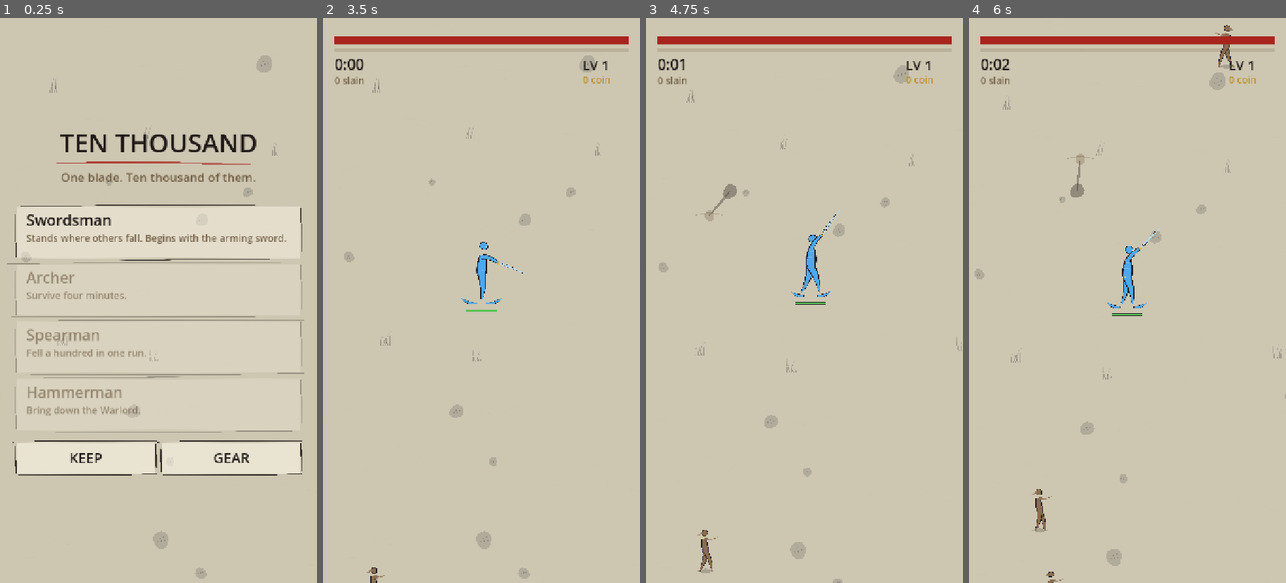
Above: before the commit, frames 1-4 (left to right).
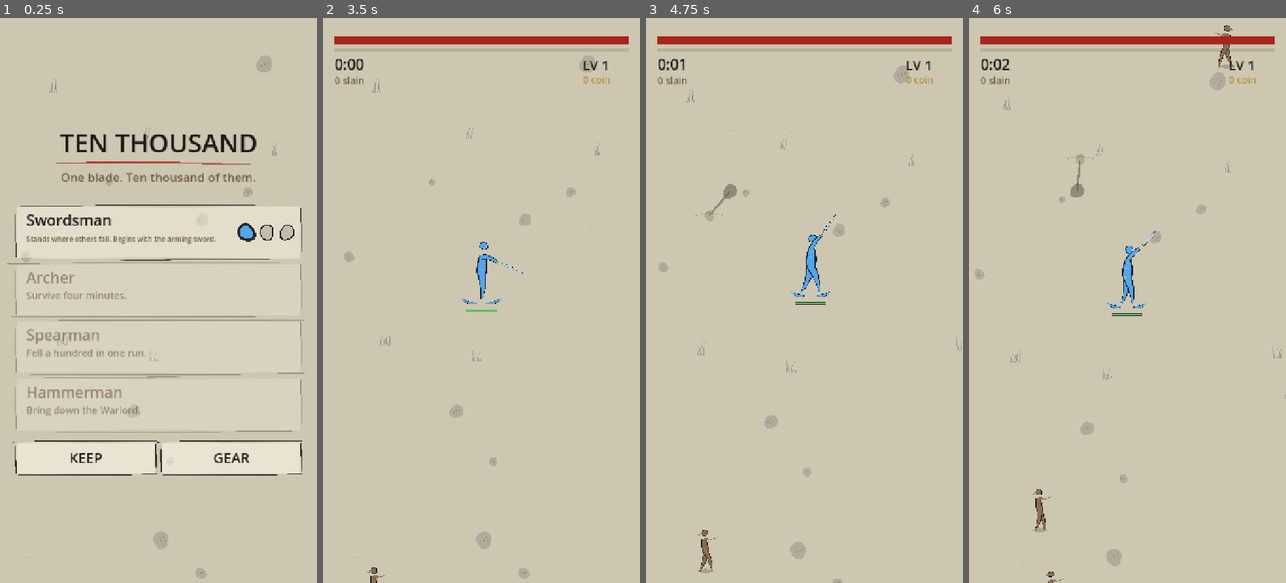
Above: after the commit, the same moments.

Repository: davidknollcsgo-collab/Kartengame
Game: Godot game, scene res://scenes/gefecht.tscn
Same seed, same stepped clock (60 frames per second), same inputs: the game is played once before the commit and once after it.
Inputs (mouse positions are in pixels of both pictures, inside the frame that each line leads up to):
- Up to frame 1 (0.25 s): no input
- Up to frame 2 (3.5 s): tap Enter at 0.5, 2 s; drag from (481, 300) to (513, 176) at 0.52 s; tap Space at 1.25, 2.75 s; drag from (418, 328) to (465, 413) at 1.27 s; move the mouse to (513, 176) at 2.02 s; click (513, 176) at 2.17 s; drag from (465, 413) to (386, 215) at 2.77 s
- Up to frame 3 (4.75 s): move the mouse to (899, 385) at 3.52 s; click (899, 385) at 3.67 s; drag from (709, 215) to (756, 159) at 4.27 s
- Up to frame 4 (6 s): move the mouse to (1143, 300) at 5.02 s; click (1143, 300) at 5.17 s; drag from (1079, 159) to (1064, 328) at 5.77 s

The runs differ from the first frame. In frame 1, 0.9% of the frame differs, in the area x 8-93%, y 36-40%; in frame 2, less than 0.1%; in frame 3, less than 0.1%; in frame 4, less than 0.1%.

Commit message:
Skins: drei Gewaender je Held, an Taten freigeschaltet
Zwoelf Gewaender, drei je Held, mit einer Bedingung aus derselben
`Helden.Tat`-Aufzaehlung wie die Helden selbst - eine zweite Sorte von Taten
waere eine zweite Wahrheit darueber, was ein Spieler geleistet hat.
Gewaehlt wird auf der Heldenkarte im Titelschirm, als drei Farbpunkte: eine
Skin ist eine Farbe, wer sie waehlen will, will sie sehen und nicht lesen.

**Eine Skin aendert nur Farben.** In `Skins` steht kein Feld, in das ein
Kampfwert hineinpasste - das ist die Bedingung dafuer, dass man sie frei
waehlen kann. Sobald eine Skin etwas anderes traegt als eine Farbe, waehlt
niemand mehr die, die ihm gefaellt, sondern die, die gewinnt. Aus demselben
Grund haengen sie an Taten und nicht an Sold: wer Abwechslung kaufen kann,
kauft sie am ersten Tag und hat danach nichts mehr vor sich.

**Und keine Skin ist eine Tarnkappe.** Daran haengt die ganze farbige
Fassung: die Farbe des Helden traegt niemand sonst. Ein Gewand in Lederbraun
waere keine Zierde, sondern ein Versteck - und wer sich im Gedraenge nicht
findet, hat nichts davon, dass er gut aussieht. Alle zwoelf liegen deshalb im
kalten Teil des Kreises; Braun, Gruen, Rot und Violett gehoeren den Feinden.
Ein Waechter misst jede der zwoelf gegen jede der sieben Sorten: die engste
liegt bei 0,454 gegen eine Schranke von 0,18.

Nebenbei zwei Dinge, die der Schuss gefunden hat und kein Nachdenken:

* Die Heldenkarte deckte die Farbpunkte mit ab. Der Treffer nimmt das erste
  Feld, das passt - also startete ein Tipp auf ein Gewand sofort einen Lauf.
  Die Karte hoert jetzt vor den Punkten auf.
* Die Lehre des Helden lief unter den Punkten durch. Sie endet jetzt vor
  ihnen, und die des Bogenschuetzen ist kuerzer: sie passte auch bei der
  kleinsten Schriftgroesse nicht mehr in den verbliebenen Platz, und ein
  Satz, der kleiner gesetzt wird, als man ihn lesen kann, ist keine Loesung.

Der Spielstand bekommt ein Feld `skins`; ein alter Stand kennt es nicht und
traegt dann die erste, die immer frei ist. `BurgStand.skin()` gibt ausserdem
nie eine gesperrte zurueck - wer eine Bestmarke verliert, soll nicht in einem
Gewand stehen, das er nicht mehr hat.

21 von 22 Waechtern gruen. Rot bleibt der Speertraeger mit 5 von 8 Saaten,
unveraendert und im Code vermerkt.

Co-Authored-By: Claude Opus 5 <noreply@anthropic.com>
Claude-Session: https://claude.ai/code/session_0131VR1KmMqgfNf9f4WYuYp4

Diff:
--- a/scripts/daten/burg_stand.gd
+++ b/scripts/daten/burg_stand.gd
@@ -14,6 +14,9 @@
 ## Platz -> Stueck. Was davon getragen wird.
 var angelegt := {}
 var held := 0
+## Held -> gewaehlte Skin. Fehlt einer, traegt er die erste - die ist immer
+## frei, also braucht ein alter Spielstand keine Wanderung.
+var skins := {}
 var sold := 0
 var laeufe := 0
 var beste_zeit := 0.0
@@ -31,6 +34,25 @@
 
 func stufe(b: int) -> int:
     return int(stufen.get(b, 0))
+
+
+## Welche Skin dieser Held traegt. **Immer eine freigeschaltete:** wer eine
+## Bestmarke zurueckdreht, soll nicht in einem Gewand stehen, das er nicht
+## mehr hat - und ein Spielstand aus einer aelteren Fassung kennt das Feld
+## gar nicht.
+func skin(h: int) -> int:
+    var n := int(skins.get(h, 0))
+    if n > 0 and not Skins.ist_frei(h, n, beste_zeit, meiste_erschlagen,
+            warlord_gefallen):
+        return 0
+    return clampi(n, 0, Skins.JE_HELD - 1)
+
+
+func waehle_skin(h: int, n: int) -> bool:
+    if not Skins.ist_frei(h, n, beste_zeit, meiste_erschlagen, warlord_gefallen):
+        return false
+    skins[h] = clampi(n, 0, Skins.JE_HELD - 1)
+    return true
 
 
 func kosten(b: int) -> int:
@@ -95,6 +117,7 @@
         "besitz": besitz.duplicate(),
         "angelegt": angelegt.duplicate(),
         "held": held,
+        "skins": skins.duplicate(),
         "sold": sold,
         "laeufe": laeufe,
         "beste_zeit": beste_zeit,
@@ -124,6 +147,9 @@
             "angelegt":
                 for k in wert.keys():
                     angelegt[int(k)] = int(wert[k])
+            "skins":
+                for k in wert.keys():
+                    skins[int(k)] = int(wert[k])
             "laut":
                 laut = clampf(float(wert), 0.0, 1.0)
             "beste_zeit":
--- a/scripts/daten/helden.gd
+++ b/scripts/daten/helden.gd
@@ -21,7 +21,7 @@
 
 const LEHREN: PackedStringArray = [
     "Stands where others fall. Begins with the arming sword.",
-    "Strikes from further than they can reach. Begins with the crossbow.",
+    "Reaches further than they can. Begins with the crossbow.",
     "Outpaces the press. Begins with the boar spear.",
     "Slow, and it does not matter. Begins with the war hammer.",
 ]
--- /dev/null
+++ b/scripts/daten/skins.gd
@@ -0,0 +1,116 @@
+class_name Skins
+extends RefCounted
+
+## **Womit man sich schmueckt.**
+##
+## Je Held drei Gewaender. Eine Skin aendert **nur Farben** und niemals eine
+## Zahl - kein Leben, kein Tempo, kein Schaden. Das ist keine Sparsamkeit,
+## sondern die Bedingung dafuer, dass man sie frei waehlen kann: sobald eine
+## Skin einen Kampfwert traegt, waehlt niemand mehr die, die ihm gefaellt,
+## sondern die, die gewinnt. Deshalb steht hier auch keine einzige Zahl
+## ausser den Freischaltschwellen - es gibt schlicht kein Feld, in das ein
+## Vorteil hineinpasste.
+##
+## **Freigeschaltet wird an Taten, nicht an Sold** - dieselbe Regel wie bei
+## den Helden, und aus demselben Grund: wer Abwechslung kaufen kann, kauft
+## sie am ersten Tag und hat danach nichts mehr vor sich.
+##
+## **Und jede Skin muss sich von jedem Feind unterscheiden.** Daran haengt
+## die ganze farbige Fassung: die Farbe des Helden traegt niemand sonst. Eine
+## Skin in Lederbraun waere keine Zierde, sondern eine Tarnkappe - und wer
+## sich im Gedraenge nicht findet, hat nichts davon, dass er gut aussieht.
+## Darum liegen alle zwoelf im kalten Teil des Kreises: Braun, Gruen, Rot und
+## Violett gehoeren den Feinden, und was ihnen gehoert, bleibt ihnen. Ein
+## Waechter misst das, statt es zu behaupten.
+##
+## Reine Datenschicht: keine Szenen-, keine Autoload-Bezuege.
+
+## Wie viele Gewaender je Held. Das erste ist von Anfang an da.
+const JE_HELD := 3
+
+## Sichtbar, also englisch. Vier Helden mal drei, in der Reihenfolge von
+## `Helden.Held`.
+const NAMEN: PackedStringArray = [
+    "Retainer", "Hoarfrost", "Kingfisher",
+    "Ranger", "Seafoam", "Deep Current",
+    "Pikeman", "Glacier", "Steel Tide",
+    "Smith", "Cold Iron", "Thunderhead",
+]
+
+const KOERPER: PackedColorArray = [
+    Color(0.310, 0.655, 0.925), Color(0.800, 0.898, 0.957), Color(0.098, 0.400, 0.780),
+    Color(0.239, 0.729, 0.729), Color(0.627, 0.925, 0.867), Color(0.055, 0.451, 0.510),
+    Color(0.404, 0.573, 0.898), Color(0.741, 0.831, 0.906), Color(0.169, 0.333, 0.600),
+    Color(0.365, 0.694, 0.839), Color(0.678, 0.729, 0.776), Color(0.200, 0.267, 0.400),
+]
+
+## Was er sonst noch traegt - Stahl, Helmzier, Parierstange. **Gerechnet und
+## nicht getafelt:** zwoelf weitere Farben von Hand waeren zwoelf weitere
+## Gelegenheiten, eine davon zu dunkel zu setzen, und ein Glanz, der dunkler
+## ist als der Koerper, ist kein Glanz.
+const GLANZ_ZIEL := Color(1.0, 1.0, 1.0)
+
+## Woran sie haengen. Dieselbe Aufzaehlung wie bei den Helden - eine zweite
+## Sorte von Taten waere eine zweite Wahrheit darueber, was zaehlt.
+const BEDINGUNG: PackedInt32Array = [
+    Helden.Tat.KEINE, Helden.Tat.ERSCHLAGEN, Helden.Tat.ZEIT,
+    Helden.Tat.KEINE, Helden.Tat.ERSCHLAGEN, Helden.Tat.ZEIT,
+    Helden.Tat.KEINE, Helden.Tat.ERSCHLAGEN, Helden.Tat.WARLORD,
+    Helden.Tat.KEINE, Helden.Tat.ERSCHLAGEN, Helden.Tat.ZEIT,
+]
+
+const SCHWELLE: PackedFloat32Array = [
+    0.0, 300.0, 300.0,
+    0.0, 600.0, 420.0,
+    0.0, 900.0, 1.0,
+    0.0, 1200.0, 540.0,
+]
+
+const BEDINGUNG_TEXT: PackedStringArray = [
+    "", "Fell three hundred in one run.", "Last five minutes.",
+    "", "Fell six hundred in one run.", "Last seven minutes.",
+    "", "Fell nine hundred in one run.", "Bring down the Warlord.",
+    "", "Fell twelve hundred in one run.", "Last nine minutes.",
+]
+
+
+## Der laufende Platz in den Tafeln oben. Held und Nummer statt einer
+## verschachtelten Tabelle: sieben Tafeln mit zwoelf Zeilen lassen sich
+## lesen, vier Tabellen mit drei Zeilen nicht.
+static func platz(held: int, nummer: int) -> int:
+    return clampi(held, 0, Helden.NAMEN.size() - 1) * JE_HELD \
+        + clampi(nummer, 0, JE_HELD - 1)
+
+
+static func name_von(held: int, nummer: int) -> String:
+    return NAMEN[platz(held, nummer)]
+
+
+static func koerper(held: int, nummer: int) -> Color:
+    return KOERPER[platz(held, nummer)]
+
+
+## Der helle Ton derselben Skin: Klinge, Nasal, Parierstange.
+static func glanz(held: int, nummer: int) -> Color:
+    return koerper(held, nummer).lerp(GLANZ_ZIEL, 0.55)
+
+
+static func bedingung_text(held: int, nummer: int) -> String:
+    return BEDINGUNG_TEXT[platz(held, nummer)]
+
+
+## Ist sie nach diesen Bestmarken frei? Gebaut wie `Helden.ist_frei` und mit
+## denselben drei Taten - wer hier eine vierte einfuehrt, hat zwei
+## Wahrheiten darueber, was ein Spieler geleistet hat.
+static func ist_frei(held: int, nummer: int, beste_zeit: float, meiste: int,
+        warlord: bool) -> bool:
+    var i := platz(held, nummer)
+    match BEDINGUNG[i]:
+        Helden.Tat.ZEIT:
+            return beste_zeit >= SCHWELLE[i]
+        Helden.Tat.ERSCHLAGEN:
+            return float(meiste) >= SCHWELLE[i]
+        Helden.Tat.WARLORD:
+            return warlord
+        _:
+            return true
--- a/scripts/spiel/streiter.gd
+++ b/scripts/spiel/streiter.gd
@@ -90,7 +90,8 @@
 ## Figuren alle zwei Sekunden stellt: *wo bin ich?* Die andere Haelfte ist
 ## die Freistellung darunter.
 static func held(tu: Tusche, ort: Vector2, h: float, blick: float,
-        phase: float, waffe_winkel: float, farbe := Palette.HELD) -> void:
+        phase: float, waffe_winkel: float, farbe := Palette.HELD,
+        glanz := Palette.HELD_GLANZ) -> void:
     var hueft := ort + Vector2(0.0, -h * 0.46)
     var brust := ort + Vector2(h * 0.02 * blick, -h * 0.76)
     var kopf := ort + Vector2(h * 0.04 * blick, -h * 0.92)
@@ -104,7 +105,7 @@
     tu.klecks(kopf, h * 0.062, farbe, int(ort.x), Palette.UMRISS)
     tu.zug(kopf + Vector2(h * 0.05 * blick, -h * 0.01),
         kopf + Vector2(h * 0.055 * blick, h * 0.045), h * 0.022,
-        Palette.HELD_GLANZ, 0.4, 0.2, 0.0, 3)
+        glanz, 0.4, 0.2, 0.0, 3)
 
     # Der Arm und die Klinge. Der Winkel kommt von aussen: so zeigt die
     # Waffe wirklich dorthin, wo der Schlag gerechnet wurde.
@@ -115,7 +116,7 @@
     # **Die Klinge traegt nicht die Farbe des Helden.** Stahl ist hell und
     # kalt; faerbte man sie wie sein Gewand, waere sie ein dritter Arm.
     var spitze := hand + Vector2(cos(waffe_winkel), sin(waffe_winkel)) * h * 0.52
-    tu.zug(hand, spitze, h * 0.040, Palette.HELD_GLANZ, 0.2, 0.35, h * 0.012,
+    tu.zug(hand, spitze, h * 0.040, glanz, 0.2, 0.35, h * 0.012,
         6, Palette.UMRISS)
     # Parierstange: quer, kurz. Ohne sie ist es ein Stock.
     var quer := Vector2(cos(waffe_winkel), sin(waffe_winkel)).orthogonal()
@@ -137,7 +138,7 @@
 ##
 ## Es ist die einzige Stelle im Spiel, an der Pergament ueber Tusche liegt.
 static func frei_gestellt(tu: Tusche, ort: Vector2, h: float,
-        pergament: Color) -> void:
+        pergament: Color, ring := Palette.HELD) -> void:
     var hueft := ort + Vector2(0.0, -h * 0.44)
     var brust := ort + Vector2(0.0, -h * 0.80)
     tu.strang(PackedVector2Array([ort + Vector2(0.0, -h * 0.02), hueft, brust]),
@@ -150,7 +151,7 @@
     for s in [-1.0, 1.0]:
         tu.zug(ort + Vector2(h * 0.34 * s, -h * 0.03),
             ort + Vector2(h * 0.08 * s, h * 0.045), h * 0.055,
-            Palette.HELD, 0.5, 0.15, h * 0.03 * s, 5, Palette.UMRISS)
+            ring, 0.5, 0.15, h * 0.03 * s, 5, Palette.UMRISS)
 
 
 ## --- Die Feinde ---
--- a/scripts/spiel/zug_hud.gd
+++ b/scripts/spiel/zug_hud.gd
@@ -215,11 +215,20 @@
         _zeile(Helden.name_von(h), Vector2(r.position.x + 22.0, y + 44.0), 34,
             TINTE if frei else Color(SEPIA.r, SEPIA.g, SEPIA.b, 0.6))
         var satz := Helden.lehre_von(h) if frei else Helden.bedingung_text(h)
+        # **Die Zeile hoert vor den Gewaendern auf.** Sonst laeuft sie unter
+        # den Farbpunkten durch, und eine Beschriftung unter einem Knopf ist
+        # keine Beschriftung.
         _zeile_eng(satz, Vector2(r.position.x + 22.0, y + 80.0), 22,
             Color(SEPIA.r, SEPIA.g, SEPIA.b, 0.95 if frei else 0.6),
-            r.size.x - 44.0)
+            r.size.x - 44.0 - (156.0 if frei else 0.0))
         if frei:
-            _felder.append({"id": "held%d" % h, "r": r, "aktiv": true})
+            # **Die Karte hoert vor den Punkten auf.** Der Treffer nimmt das
+            # erste Feld, das passt; laege die Karte darueber, startete jeder
+            # Tipp auf ein Gewand sofort einen Lauf.
+            _felder.append({"id": "held%d" % h,
+                "r": Rect2(r.position, Vector2(r.size.x - 156.0, r.size.y)),
+                "aktiv": true})
+            _gewaender(h, r)
         y += 130.0
 
     _knopf("burg", Rect2(38.0, y + 14.0, (b - 92.0) * 0.5, 72.0), "KEEP")
@@ -235,6 +244,33 @@
             HORIZONTAL_ALIGNMENT_LEFT, -1, 23).x
         _zeile(z, Vector2((b - zw) * 0.5, y + 122.0), 23,
             Color(SEPIA.r, SEPIA.g, SEPIA.b, 0.9))
+
+
+## Die drei Gewaender am rechten Rand einer Heldenkarte.
+##
+## **Als Farbpunkte und nicht als Namensliste.** Eine Skin ist eine Farbe;
+## wer sie waehlen will, will sie sehen und nicht lesen. Was gesperrt ist,
+## steht blass da - ein Gewand, das man nicht sieht, ist kein Ziel.
+func _gewaender(h: int, karte: Rect2) -> void:
+    var s := Burg.stand
+    var gewaehlt := s.skin(h)
+    for n in Skins.JE_HELD:
+        var mitte := Vector2(karte.end.x - 30.0 - float(Skins.JE_HELD - 1 - n) * 46.0,
+            karte.position.y + karte.size.y * 0.5)
+        var frei := Skins.ist_frei(h, n, s.beste_zeit, s.meiste_erschlagen,
+            s.warlord_gefallen)
+        if n == gewaehlt:
+            # Der Reif um das getragene: zwei Punkte uebereinander waeren
+            # zwei Gewaender, ein Reif ist eine Wahl.
+            _tu.klecks(mitte, 21.0, Color(TINTE.r, TINTE.g, TINTE.b, 0.9), h * 7)
+        var farbe := Skins.koerper(h, n)
+        if not frei:
+            farbe = Color(SEPIA.r, SEPIA.g, SEPIA.b, 0.25)
+        _tu.klecks(mitte, 15.0, farbe, h * 13 + n, Palette.UMRISS)
+        if frei:
+            _felder.append({"id": "skin%d_%d" % [h, n],
+                "r": Rect2(mitte - Vector2.ONE * 23.0, Vector2.ONE * 46.0),
+                "aktiv": true})
 
 
 func _im_lauf() -> void:
@@ -444,7 +480,11 @@
 
 func _gewaehlt(id: String) -> void:
     Klang.spiele(Klang.Ton.TIPP)
-    if id.begins_with("held"):
+    if id.begins_with("skin"):
+        var teile := id.substr(4).split("_")
+        Burg.stand.waehle_skin(int(teile[0]), int(teile[1]))
+        Burg.sichere()
+    elif id.begins_with("held"):
         _lauf.beginne(int(id.substr(4)))
     elif id.begins_with("wahl"):
         _lauf.waehle(int(id.substr(4)))
--- a/scripts/spiel/zug_lauf.gd
+++ b/scripts/spiel/zug_lauf.gd
@@ -312,9 +312,15 @@
     # Die Waffe zeigt dorthin, wo der Schlag gerechnet wurde - sie schwingt
     # mit dem Takt der schnellsten Waffe.
     _waffe_winkel = s.blick.angle() + sin(_zeit * 6.0) * 0.45
-    Streiter.frei_gestellt(_tu, s.ort, HELD_HOEHE, Palette.BODEN)
+    # Das Gewand kommt aus dem Spielstand und nicht aus dem Gefecht: eine
+    # Skin ist Zierde und darf in `Gefecht.Stand` nichts zu suchen haben.
+    var n := Burg.stand.skin(s.held)
+    var kleid := Skins.koerper(s.held, n)
+    var glanz := Skins.glanz(s.held, n)
+    Streiter.frei_gestellt(_tu, s.ort, HELD_HOEHE, Palette.BODEN, kleid)
     _zeichne_druck()
-    Streiter.held(_tu, s.ort, HELD_HOEHE, blick, phase, _waffe_winkel)
+    Streiter.held(_tu, s.ort, HELD_HOEHE, blick, phase, _waffe_winkel,
+        kleid, glanz)
     # **Sein Leben steht bei ihm, nicht nur oben am Schirm.** Der Balken oben
     # sagt, wie es steht; dieser sagt es dort, wo der Blick ohnehin liegt -
     # und im Gedraenge schaut niemand an den Bildrand.
@@ -340,6 +346,7 @@
             # Stahl, nicht der helle Glanz des Helden: als HELD_GLANZ waren
             # die Koepfe drei helle Scheiben und lasen sich als Blasen.
             _tu.klecks(ort, 12.0, Color(0.60, 0.63, 0.67), i, Palette.UMRISS)
+
 
 
 ## Der Druckring am Boden: je ein Zinnoberbogen dort, wo ein Fach besetzt
--- a/tests/run_tests.gd
+++ b/tests/run_tests.gd
@@ -20,6 +20,7 @@
     "_test_feinde_tabelle_vollstaendig",
     "_test_jede_sorte_hat_ein_eigenes_verhalten",
     "_test_jede_sorte_hat_eine_eigene_farbe",
+    "_test_keine_skin_ist_eine_tarnkappe",
     "_test_sorten_treten_gestaffelt_ein",
     "_test_helden_tabelle_vollstaendig",
     "_test_jeder_held_ist_zu_erkennen",
@@ -233,6 +234,34 @@
     return true
 
 
+func _test_keine_skin_ist_eine_tarnkappe() -> bool:
+    # **Eine Skin darf schmuecken und nicht verstecken.** Die ganze farbige
+    # Fassung haengt an einem Satz: die Farbe des Helden traegt niemand
+    # sonst. Ein Gewand in Lederbraun waere keine Zierde, sondern eine
+    # Tarnkappe - und wer sich im Gedraenge nicht findet, hat nichts davon,
+    # dass er gut aussieht.
+    #
+    # Geprueft wird jede der zwoelf gegen jede der sieben Sorten, mit
+    # derselben Schranke wie die Heldenfarbe selbst.
+    for held in Helden.NAMEN.size():
+        for n in Skins.JE_HELD:
+            var k := Skins.koerper(held, n)
+            for a in Feinde.Art.size():
+                var d := Palette.abstand(k, Palette.sorte(a))
+                if not _melde(d > 0.18,
+                        "Skin %s liegt %s zu nah (%.3f)"
+                        % [Skins.name_von(held, n), Feinde.name_von(a), d]):
+                    return false
+            # Und der Glanz ist heller als der Koerper - ein Glanz, der
+            # dunkler ist, ist keiner.
+            if not _melde(Skins.glanz(held, n).get_luminance()
+                    > k.get_luminance(),
+                    "Skin %s: der Glanz ist nicht heller als das Gewand"
+                    % Skins.name_von(held, n)):
+                return false
+    return true
+
+
 func _test_sorten_treten_gestaffelt_ein() -> bool:
     # Wer in der ersten Minute schon alles trifft, lernt keine Sorte - er
     # lernt nur, dass es voll ist. Zwischen zwei Eintritten liegt deshalb
Not shown, added: scripts/daten/skins.gd.uid
Not shown, changed: ASSETS.md
Not shown, changed: CLAUDE.md
Not shown, changed: README.md
